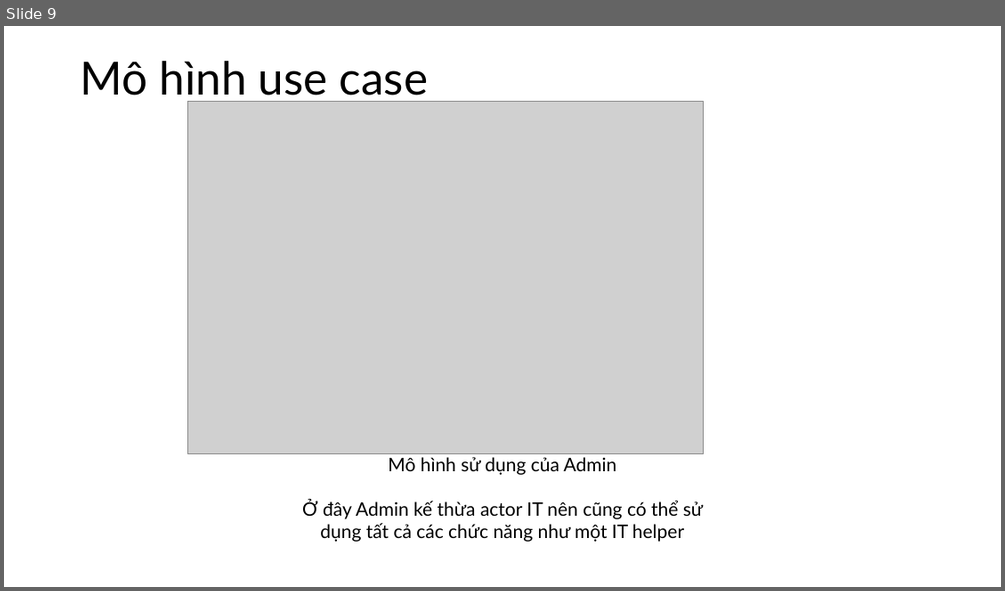
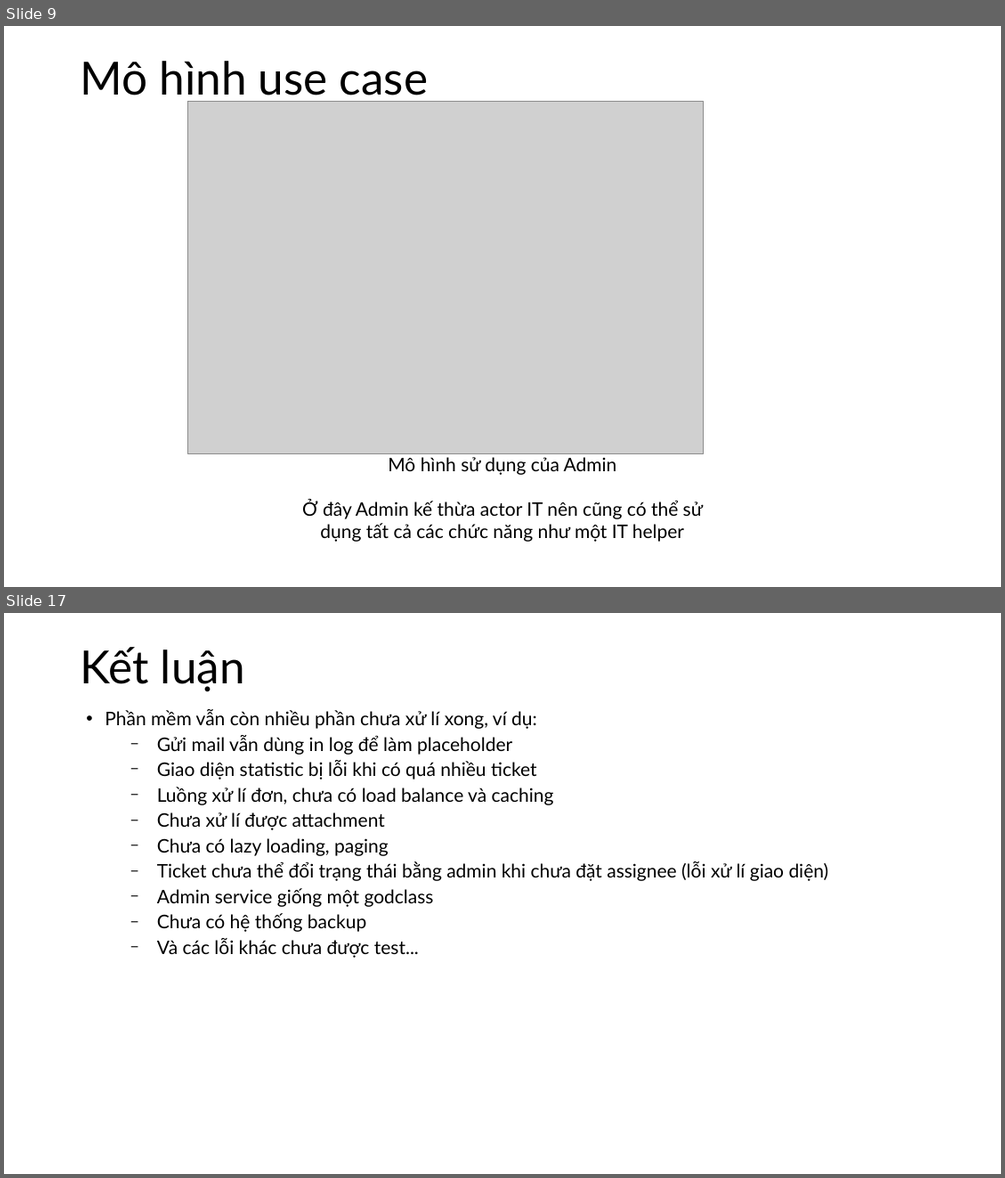
Before and after one commit to ktokto313/Private-Project, a slide deck: Bao_cao_bai_tap.pptx. Shown one above the other, each under a label of ours: slide 9 before the commit, slides 9 and 17 after it; the slides between them are not shown. The pictures are 1005x591 and 1005x1178 pixels, drawn with LibreOffice and Linux fonts; fonts in the diff are those of the drawing; grey boxes stand for pictures. Boxes give left, top, right and bottom in pixels: in the first picture for what was removed or moved away, otherwise in the second. Text is boxed around its words. In the diff, an @@ line names an element or a change of style, - is before the commit and + after.

```diff
--- a/Bao_cao_bai_tap.pptx
+++ b/Bao_cao_bai_tap.pptx
@@ slide 17 added at [4, 613, 1001, 1174], background #FFFFFF @@
@@ title added at [80, 647, 245, 692], 44 pt, text #000000 @@
+Kết luận
@@ text added at [105, 709, 829, 957], 18 pt, text #000000 @@
+• Phần mềm vẫn còn nhiều phần chưa xử lí xong, ví dụ:
+  − Gửi mail vẫn dùng in log để làm placeholder
+  − Giao diện statistic bị lỗi khi có quá nhiều ticket
+  − Luồng xử lí đơn, chưa có load balance và caching
+  − Chưa xử lí được attachment
+  − Chưa có lazy loading, paging
+  − Ticket chưa thể đổi trạng thái bằng admin khi chưa đặt assignee (lỗi xử lí giao diện)
+  − Admin service giống một godclass
+  − Chưa có hệ thống backup
+  − Và các lỗi khác chưa được test...
```
Also in this commit, not shown: 7 other slides added, 1 slide removed, 1 other file.
